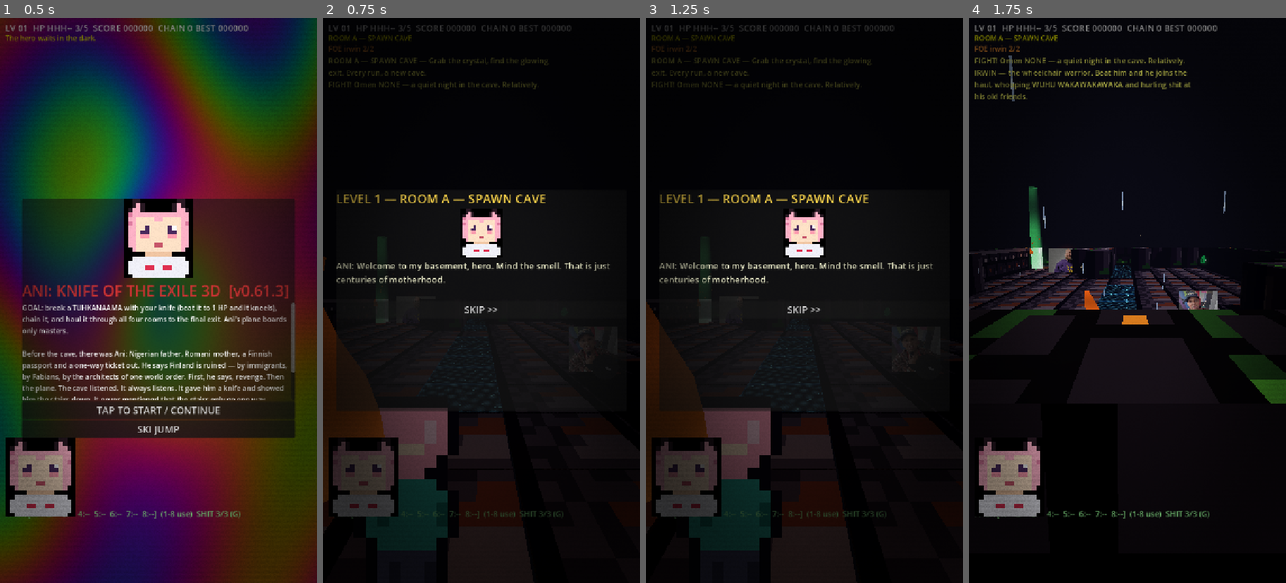
Above: before the commit, frames 1-4 (left to right).
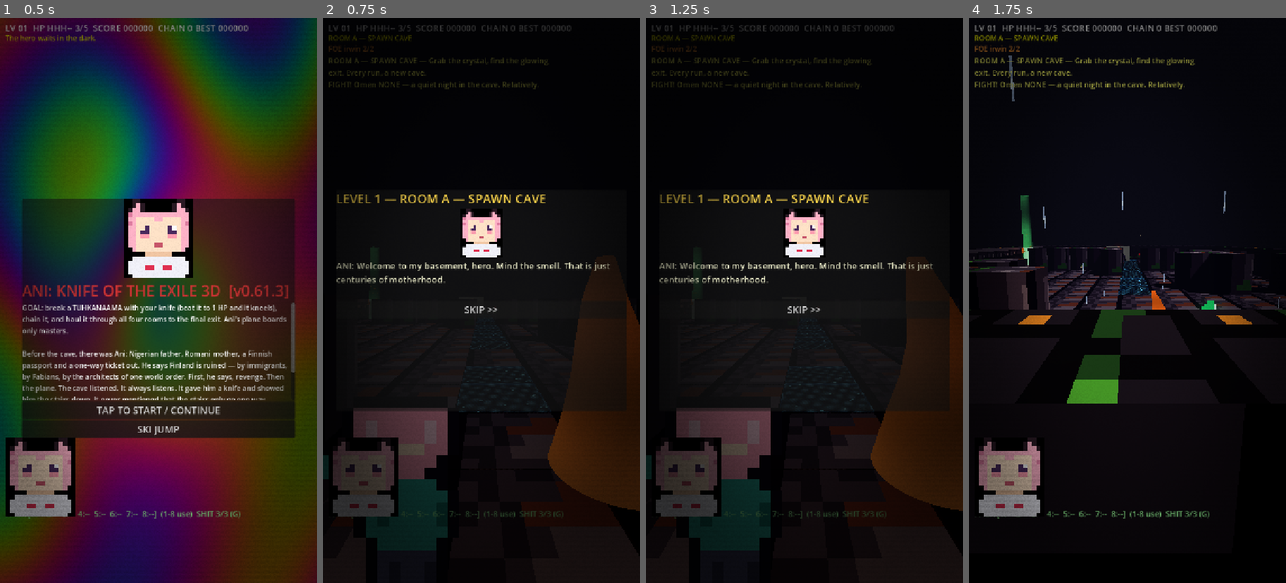
Above: after the commit, the same moments.

Repository: taistelupelto-rgb/tuomon-oma-videopeli
Game: Godot game, scene res://main.tscn
Two runs of this game, one before a commit and one after it. Both use one fixed random seed, a clock stepped at 60 frames per second and the inputs below. Sound files missing from this copy of the repository are replaced by a short silence.
Inputs:
- Up to frame 1 (0.5 s): no input
- Up to frame 2 (0.75 s): click "TAP TO START / CONTINUE" at 0.5 s
- Up to frame 3 (1.25 s): no input
- Up to frame 4 (1.75 s): click "SKIP >>" at 1.25 s

Frame 1 is identical in both runs. In frame 2, 8.6% of the frame differs, in the area x 0-100%, y 42-100%; in frame 3, 7.9%; in frame 4, 10%, in the area x 0-100%, y 7-69%.

Commit message:
feat: much larger levels, enraging final boss battle

Diff:
--- a/main.gd
+++ b/main.gd
@@ -4,13 +4,13 @@
 # elites, spikes, permadeath, knife combat, crystals, exit, cave warden.
 # Single scene, everything built in code. GDScript only, web-safe.
 
-const TW := 20
-const TH := 13
+const TW := 26
+const TH := 16
 const CELL := 2.0
 const WALL_H := 2.4
 const EXIT_CELL := Vector2i(18, 6)
 var exit_cell: Vector2i = Vector2i(18, 6)
-const SPAWN_CELL := Vector2i(1, 6)
+const SPAWN_CELL := Vector2i(1, 8)
 const WALK_SPEED := 5.2
 const TURN_SPEED := 2.1
 const LOOK_YAW := 2.4 # right-stick max yaw rate, rad/s
@@ -33,7 +33,7 @@
 	{"name": "ROOM A — SPAWN CAVE", "about": "Grab the crystal, find the glowing exit. Every run, a new cave.", "pillars": 2, "crys": 1, "en": 0, "spikes": 0, "elites": 0, "heart": false, "sharp": false},
 	{"name": "ROOM B — THE BRIDGE", "about": "Daemons guard the pipe. Slash them: face them, hold KNIFE (SPACE).", "pillars": 4, "crys": 2, "en": 2, "spikes": 3, "elites": 1, "heart": true, "sharp": false},
 	{"name": "ROOM C — THE AGENT THINKS", "about": "Crystals are context, the knife is the shell. Clear the room to open the exit.", "pillars": 5, "crys": 2, "en": 3, "spikes": 4, "elites": 1, "heart": true, "sharp": true},
-	{"name": "ROOM D — DELIVERY", "about": "The CAVE WARDEN guards the exit: it charges and calls minions. Kill it.", "pillars": 4, "crys": 1, "en": 2, "spikes": 3, "elites": 1, "boss": true, "heart": false, "sharp": false},
+	{"name": "ROOM D — DELIVERY", "about": "The CAVE WARDEN guards the exit: it charges and calls minions. Kill it.", "pillars": 4, "crys": 1, "en": 4, "spikes": 5, "elites": 2, "boss": true, "heart": false, "sharp": false},
 ]
 
 const MODIFIERS := ["NONE", "NONE", "SWARM", "SWIFT", "FAMINE", "RICH"]
@@ -2346,6 +2346,7 @@
 	announce(PALEFACE_LINES[yi])
 
 func _boss_move(e: Dictionary, n: CharacterBody3D, dir: Vector2, dist: float, delta: float) -> void:
+	var enrage := 1.0 - float(e["hp"]) / float(maxi(1, int(e["maxhp"])))
 	e["hit_yell_t"] = maxf(0.0, float(e.get("hit_yell_t", 0.0)) - delta)
 	e["yell_t"] = float(e.get("yell_t", 3.0)) - delta
 	if float(e["yell_t"]) <= 0.0:
@@ -2353,8 +2354,8 @@
 		_paleface_yell(e, n.position)
 	e["t"] = float(e["t"]) - delta
 	if e["mode"] == "stalk":
-		n.velocity.x = dir.x * float(e["sp"])
-		n.velocity.z = dir.y * float(e["sp"])
+		n.velocity.x = dir.x * float(e["sp"]) * (1.0 + enrage)
+		n.velocity.z = dir.y * float(e["sp"]) * (1.0 + enrage)
 		if e["t"] <= 0.0:
 			e["mode"] = "tele"
 			e["t"] = 0.7
@@ -2364,8 +2365,8 @@
 		if e["t"] <= 0.0:
 			e["mode"] = "charge"
 			e["t"] = 0.8
-			e["vx"] = dir.x * 9.0
-			e["vz"] = dir.y * 9.0
+			e["vx"] = dir.x * (9.0 + 6.0 * enrage)
+			e["vz"] = dir.y * (9.0 + 6.0 * enrage)
 	else:
 		n.velocity.x = float(e["vx"])
 		n.velocity.z = float(e["vz"])
@@ -2374,12 +2375,12 @@
 			e["t"] = 3.0 + rng.randf() * 2.0
 	e["st"] = float(e["st"]) - delta
 	if e["st"] <= 0.0:
-		e["st"] = 9.0
+		e["st"] = maxf(3.0, 9.0 - 5.0 * enrage)
 		var alive := 0
 		for x in enemies:
 			if not x["dead"]:
 				alive += 1
-		if alive < 6:
+		if alive < 8:
 			_spawn_minion(n.position)
 			say("boss_taunt", n.position)
 
